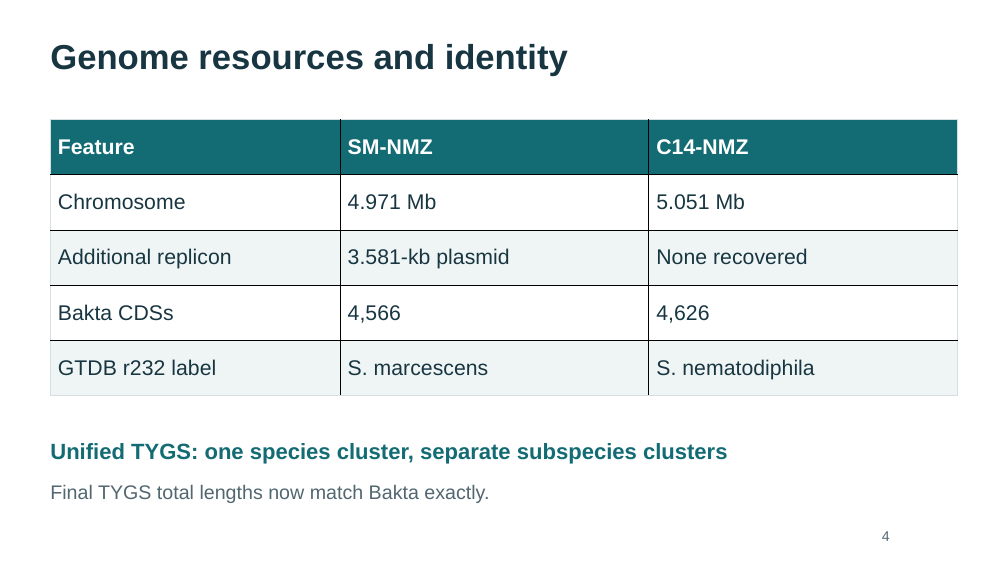
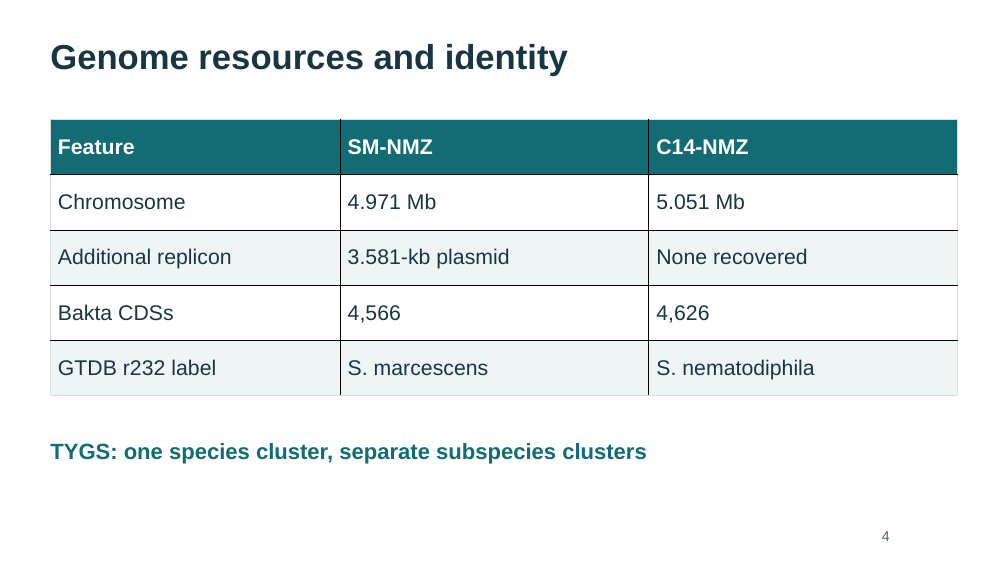
Before and after one commit to WhyAdr/sm-manu, a slide deck: slide 4 of explainer/NMZ-Serratia-genomics-explainer-2026-10-20.pptx. Drawn at 1008x567 pixels with LibreOffice and Linux fonts; fonts in the diff are those of the drawing. Boxes give left, top, right and bottom in pixels: in the first picture for what was removed or moved away, otherwise in the second. Text is boxed around its words. In the diff, an @@ line names an element or a change of style, - is before the commit and + after.

Commit message:
Replace phylogram export and remove editorial presentation wording

```diff
--- a/explainer/NMZ-Serratia-genomics-explainer-2026-10-20.pptx
+++ b/explainer/NMZ-Serratia-genomics-explainer-2026-10-20.pptx
@@ text at box(50, 443, 647, 464): text changed @@
-Unified TYGS: one species cluster, separate subspecies clusters
+TYGS: one species cluster, separate subspecies clusters
@@ text removed at box(50, 484, 489, 503) @@
-Final TYGS total lengths now match Bakta exactly.
```
Also in this commit, not shown: 2 other slides changed, 34 other files.
